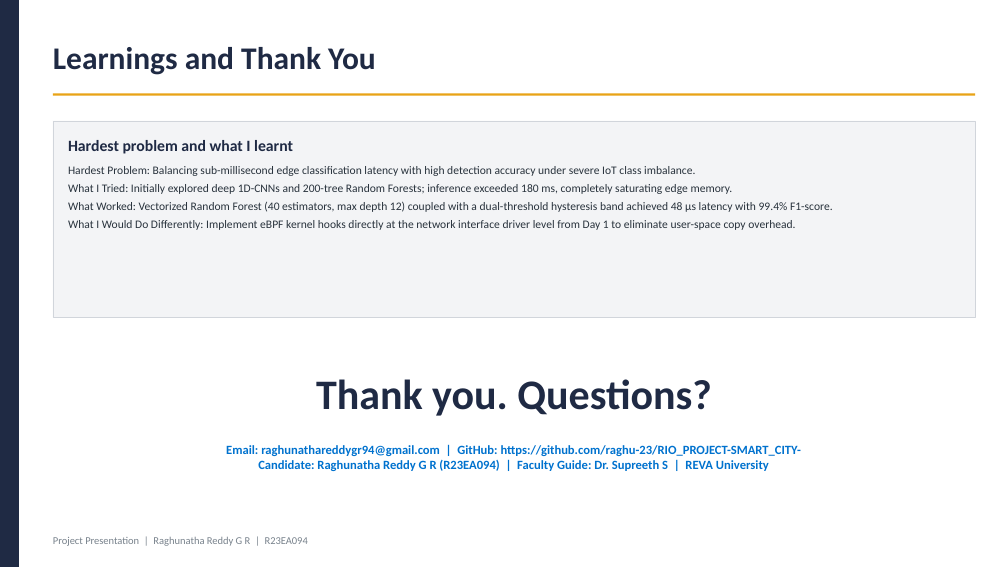
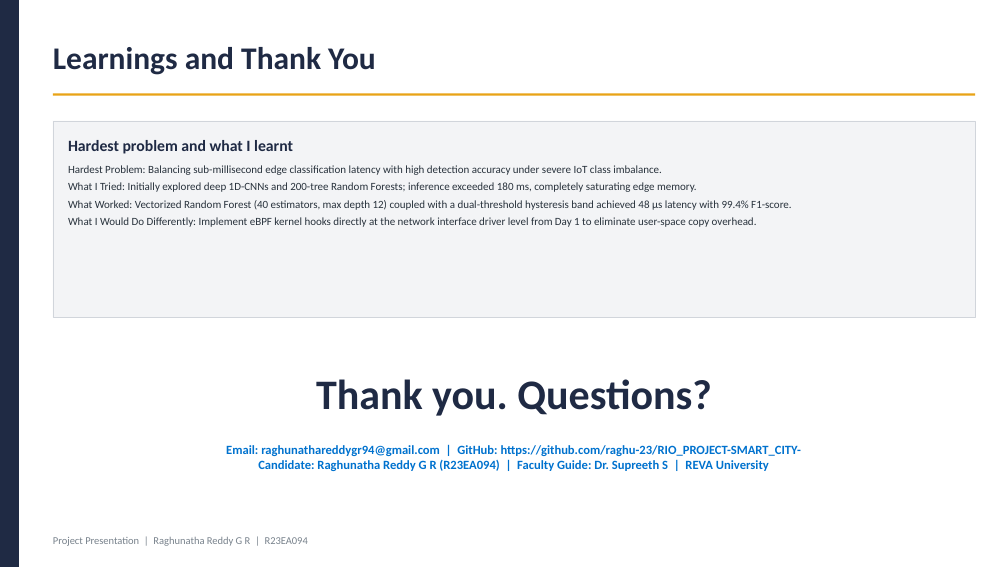
Before and after one commit to Raghunath2604/RIO_PROJECT-SMART_CITY-, a slide deck: slide 12 of docs/Project_Presentation_R23EA094.pptx. Drawn at 1008x567 pixels with LibreOffice and Linux fonts; fonts in the diff are those of the drawing. Boxes give left, top, right and bottom in pixels: in the first picture for what was removed or moved away, otherwise in the second. Text is boxed around its words. In the diff, an @@ line names an element or a change of style, - is before the commit and + after.

```diff
--- a/docs/Project_Presentation_R23EA094.pptx
+++ b/docs/Project_Presentation_R23EA094.pptx
@@ text "Hardest Problem: Balancing sub-millisecond edge ..." at (x1=68, y1=165, x2=791, y2=227): size 11 to 10.5 pt @@
```
Also in this commit, not shown: 9 other slides changed, 25 other files.
